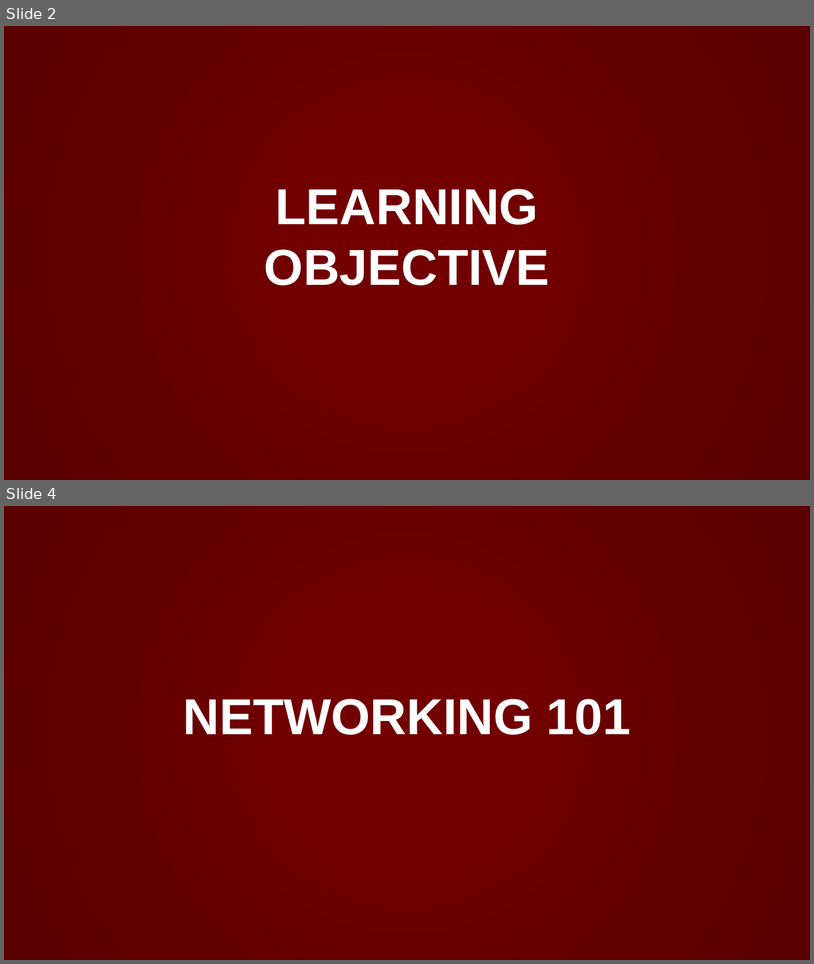
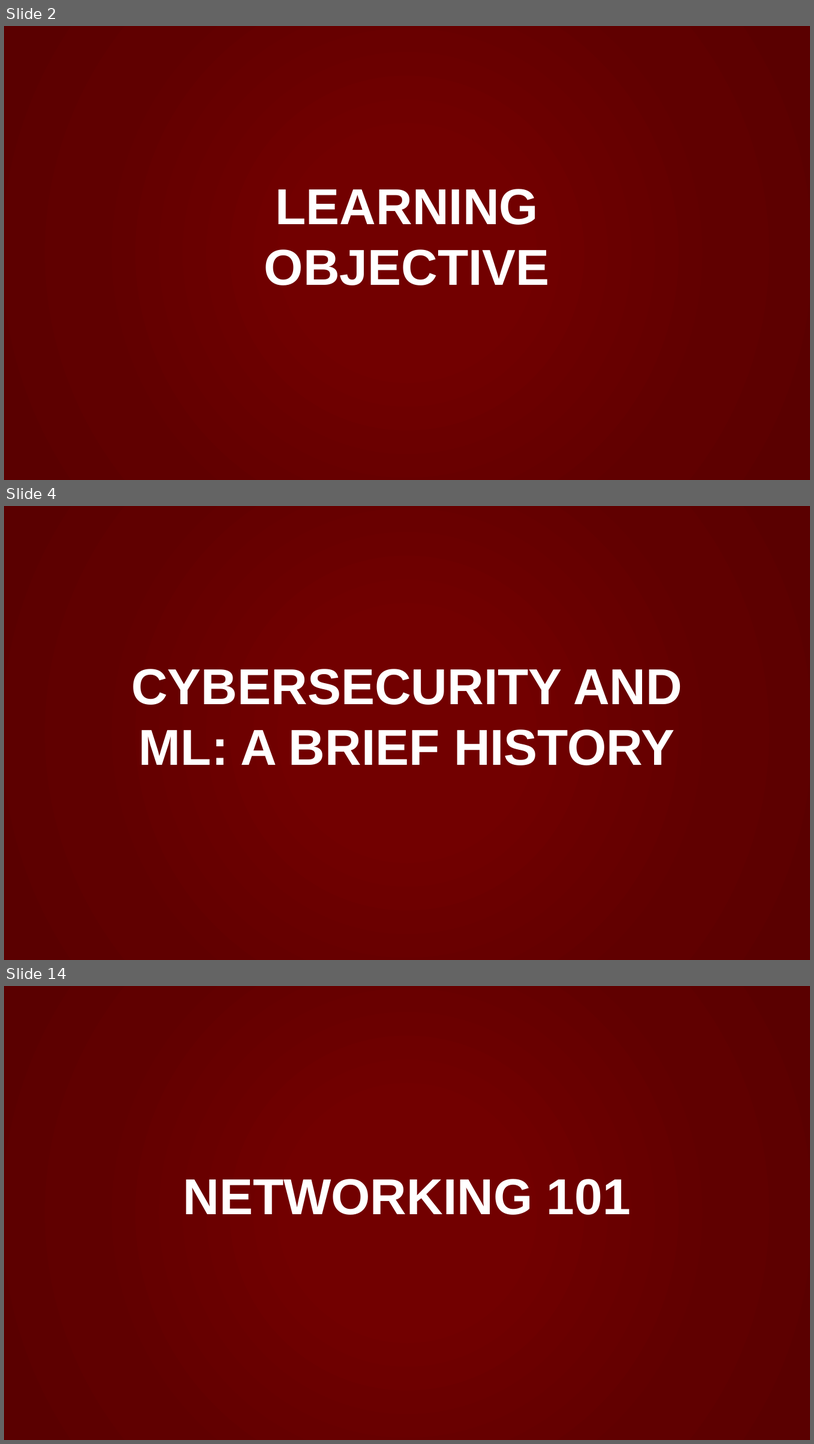
Before and after one commit to noise-lab/ML-Cybersecurity, a slide deck: module-2/ppt/2.1-Overview.pptx. Shown one above the other, each under a label of ours: slides 2 and 4 before the commit, slides 2, 4 and 14 after it; the slides between them are not shown. The pictures are 814x964 and 814x1444 pixels, drawn with LibreOffice and Linux fonts; fonts in the diff are those of the drawing; background and template pictures are left out. Boxes give left, top, right and bottom in pixels: in the first picture for what was removed or moved away, otherwise in the second. Text is boxed around its words. In the diff, an @@ line names an element or a change of style, - is before the commit and + after.

```diff
--- a/module-2/ppt/2.1-Overview.pptx
+++ b/module-2/ppt/2.1-Overview.pptx
@@ slide 4 added at (4,506,810,960), background gradient #720000 to #600000 to #5A0000 @@
@@ title added at (131,669,683,765), 60 pt, text #FFFFFF, bold @@
+CYBERSECURITY AND ML: A BRIEF HISTORY
@@ what was slide 4 is now slide 14 @@
```
Also in this commit, not shown: 1 slide changed, 10 other slides added, 8 other files.
